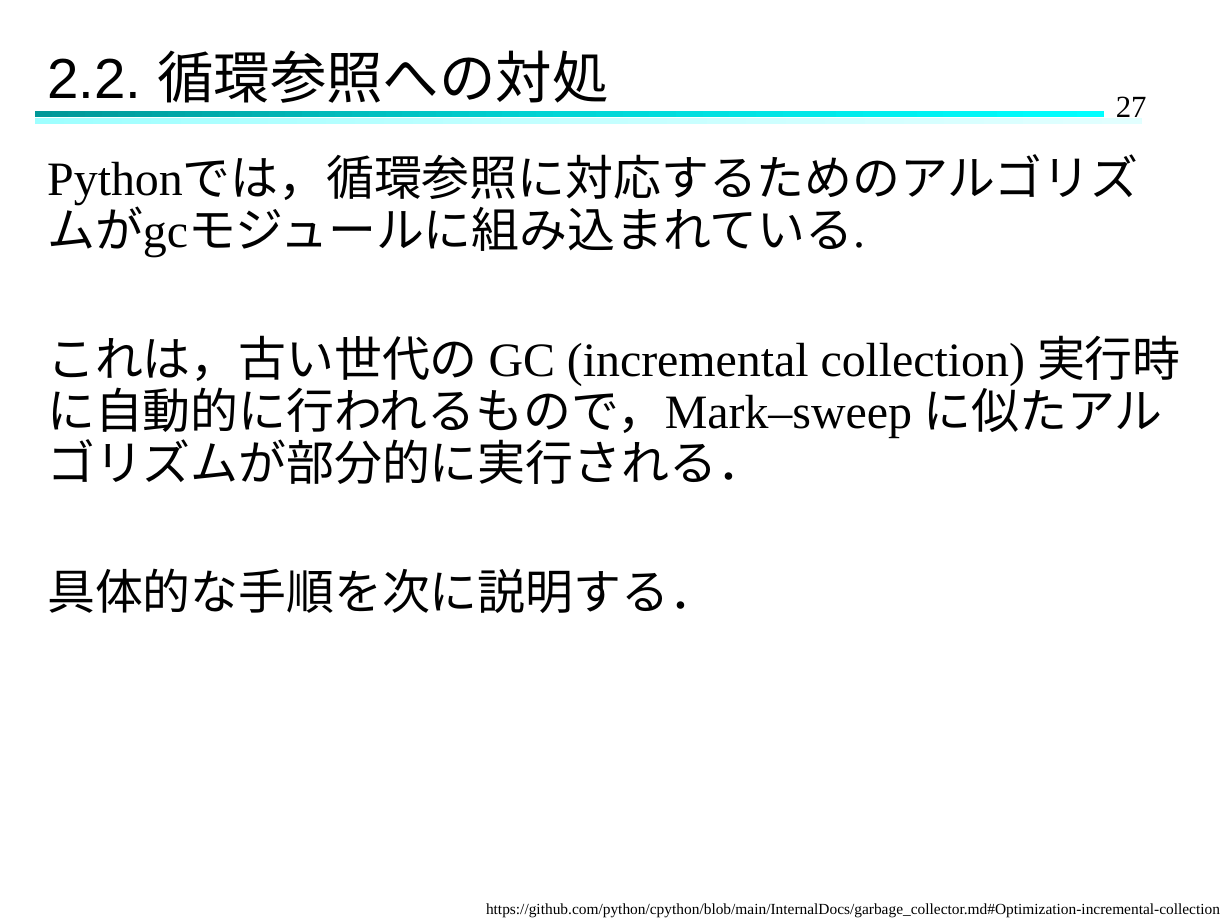
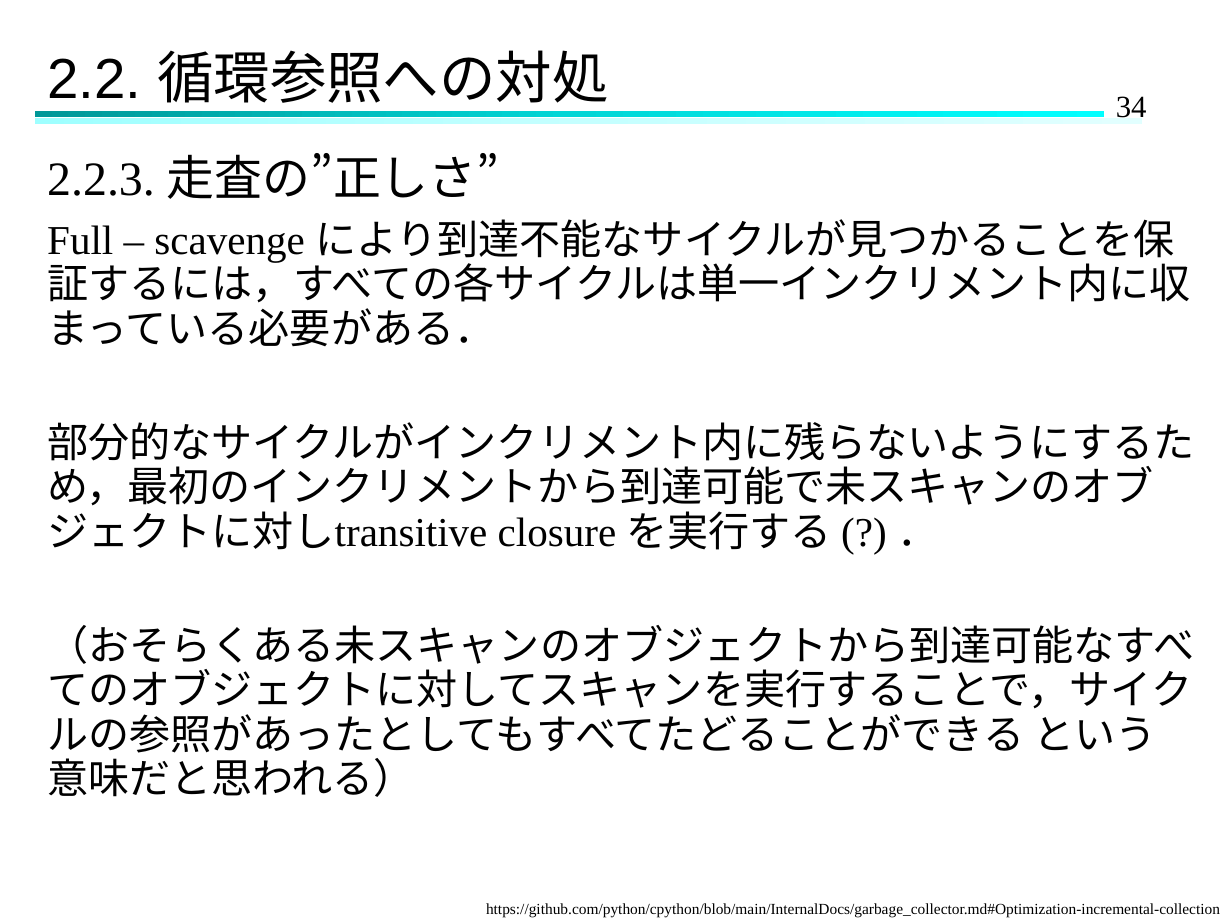
Before and after one commit to Hinata-Mikami/HinataMikami, a slide deck: slide 34 of 研究室関連/ゼミ/2024.11.27ゼミ.pptx (slide 27 before the commit). Drawn at 1232x924 pixels with LibreOffice and Linux fonts; fonts in the diff are those of the drawing. Boxes give left, top, right and bottom in pixels: in the first picture for what was removed or moved away, otherwise in the second. Text is boxed around its words. In the diff, an @@ line names an element or a change of style, - is before the commit and + after.

```diff
--- a/研究室関連/ゼミ/2024.11.27ゼミ.pptx
+++ b/研究室関連/ゼミ/2024.11.27ゼミ.pptx
@@ page number at box(1116, 96, 1147, 118): text changed @@
-27
+34
@@ text at box(47, 153, 1194, 797): text changed; size 28 to 24 pt @@
-Pythonでは，循環参照に対応するためのアルゴリズムがgcモジュールに組み込まれている.
-これは，古い世代の GC (incremental collection) 実行時に自動的に行われるもので，Mark–sweep に似たアルゴリズムが部分的に実行される．
-具体的な手順を次に説明する．
+2.2.3. 走査の”正しさ”
+Full – scavenge により到達不能なサイクルが見つかることを保証するには，すべての各サイクルは単一インクリメント内に収まっている必要がある．
+部分的なサイクルがインクリメント内に残らないようにするため，最初のインクリメントから到達可能で未スキャンのオブジェクトに対しtransitive closure を実行する (?) ．
+（おそらくある未スキャンのオブジェクトから到達可能なすべてのオブジェクトに対してスキャンを実行することで，サイクルの参照があったとしてもすべてたどることができる という意味だと思われる）
```
Also in this commit, not shown: 14 other slides changed, 12 slides added, 2 other files.
